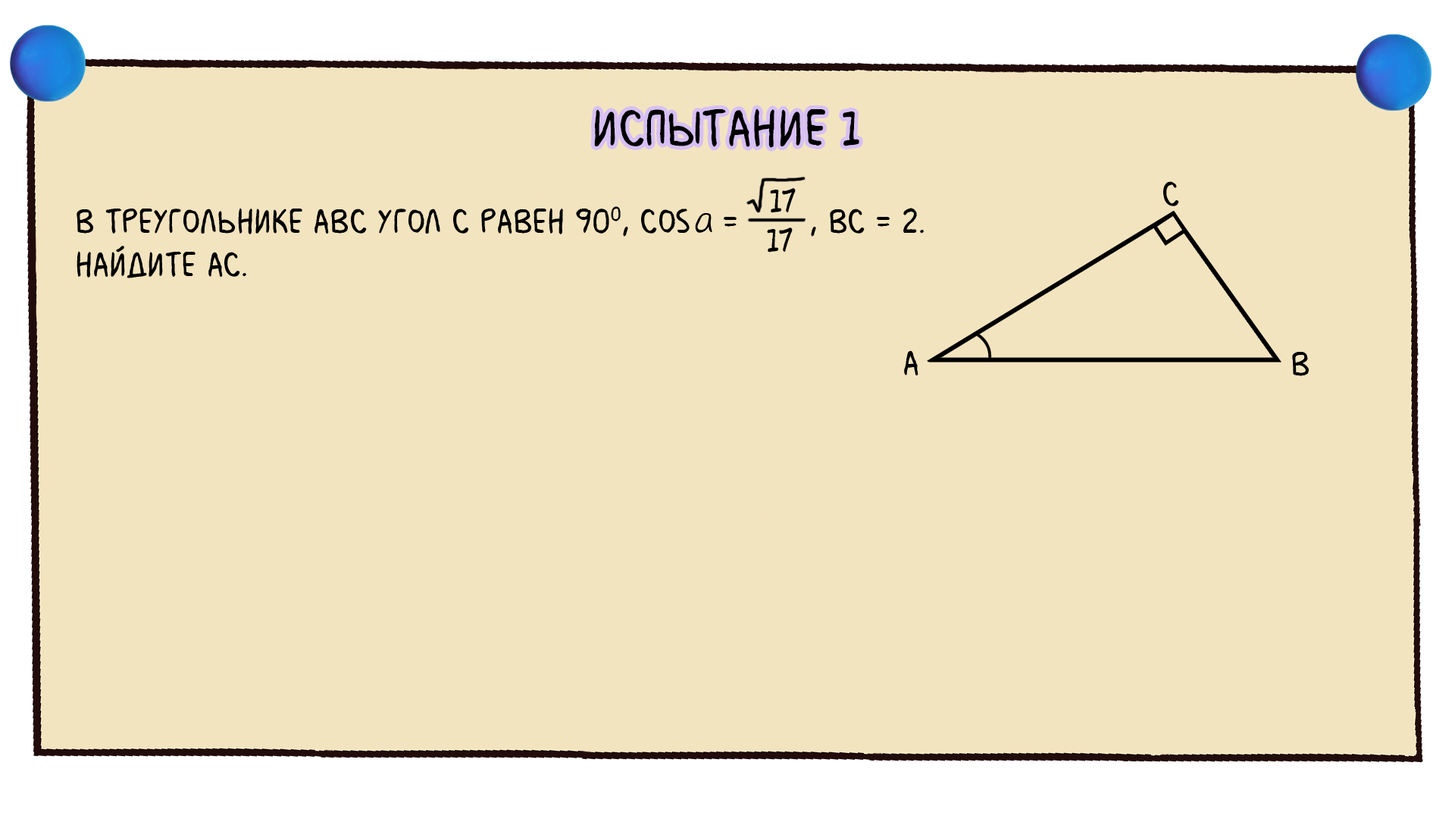
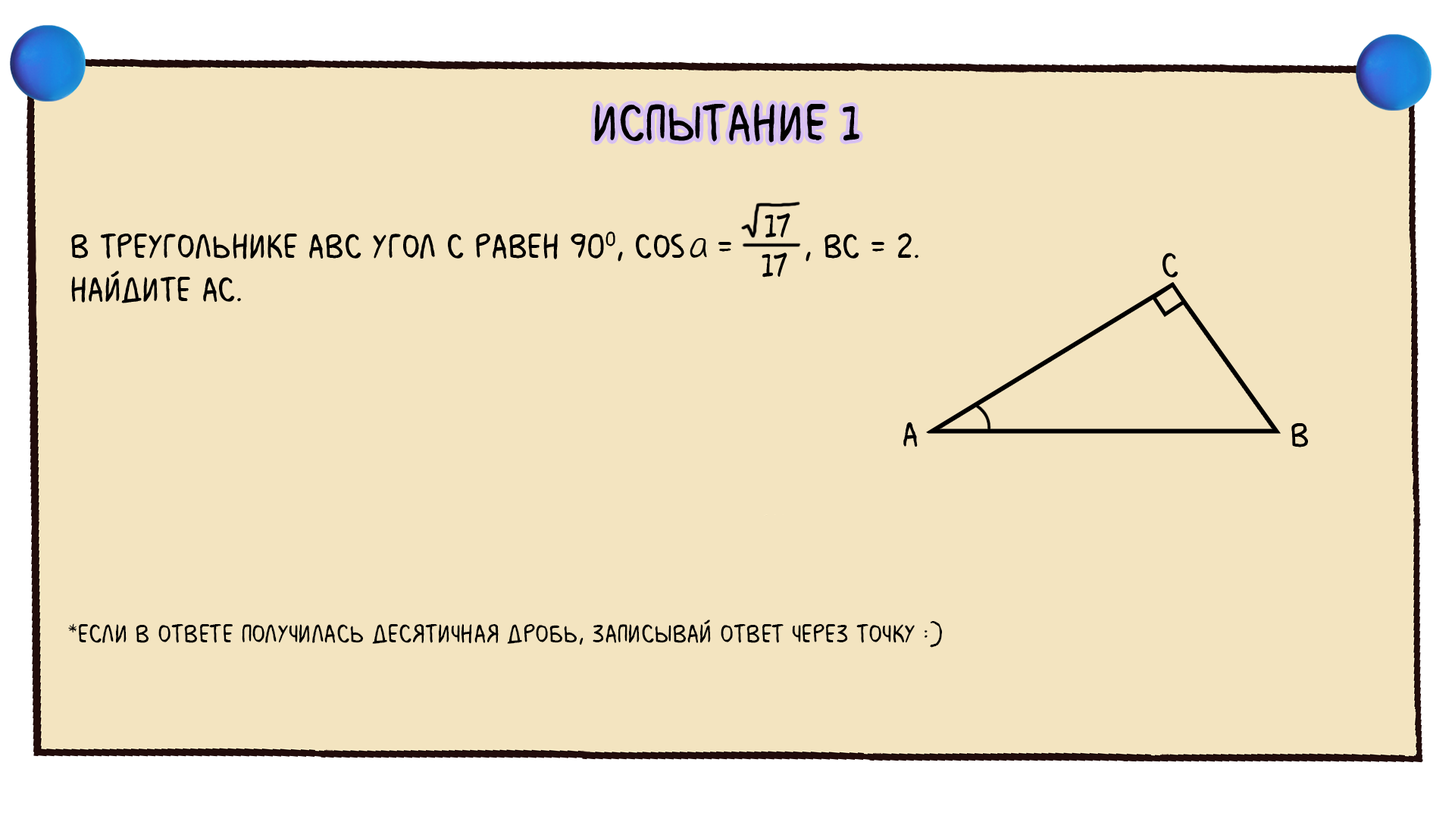
Two versions of the same layered image (1455×819). Layer-by-layer changes:
removed layer "испытание 1" over 594, 108, 860, 148
removed layer "в треугольнике abc угол с равен 900, cos = , bc = 2. Най" over 76, 175, 924, 279
removed layer "c" over 904, 181, 1310, 376
removed layer "обычный копия 3" over 68, 99, 1310, 648
added layer "*Если в ответе получилась десятичная дробь, записывай ответ чер" above "практика_1-1" over 68, 619, 943, 648
added layer "практика_1-1" over 68, 99, 1310, 648
